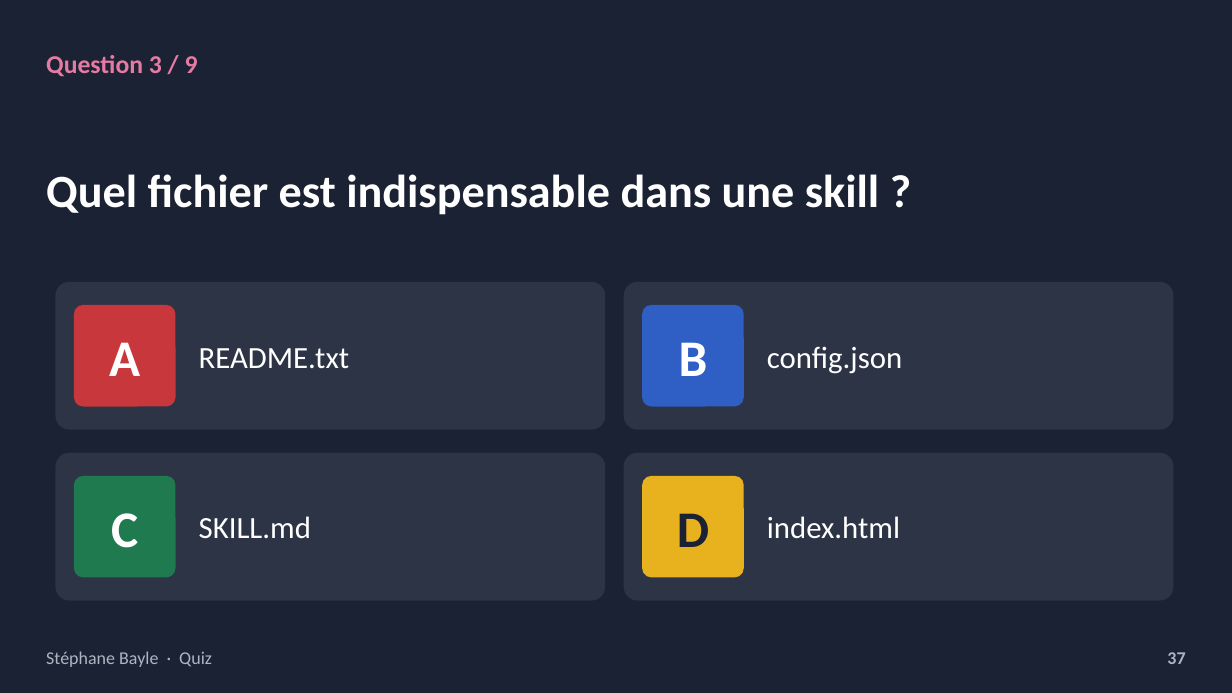
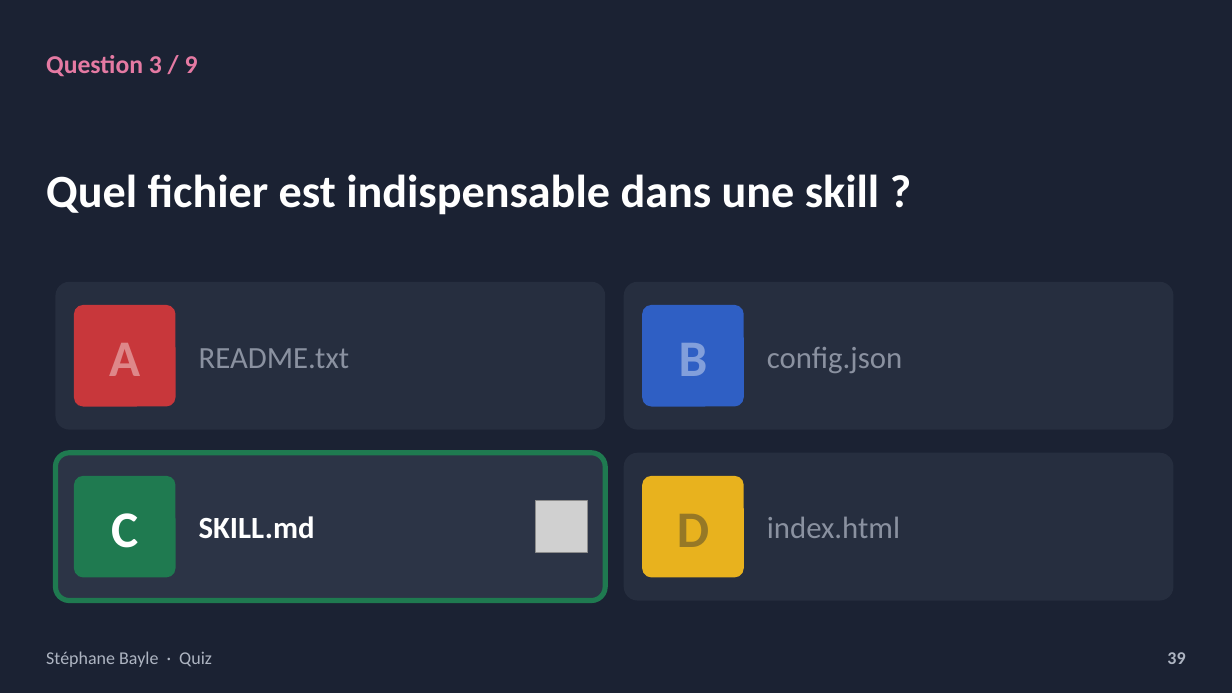
Before and after one commit to StephaneBayle/creer-une-skill-claude, a slide deck: slide 39 of skills-claude-presentation.pptx (slide 37 before the commit). Drawn at 1232x693 pixels with LibreOffice and Linux fonts; fonts in the diff are those of the drawing; grey boxes stand for pictures. Boxes give left, top, right and bottom in pixels: in the first picture for what was removed or moved away, otherwise in the second. Text is boxed around its words. In the diff, an @@ line names an element or a change of style, - is before the commit and + after.

```diff
--- a/skills-claude-presentation.pptx
+++ b/skills-claude-presentation.pptx
@@ text "A" at box(109, 343, 140, 376): text colour #FFFFFF to #FFFFFF at 40% opacity @@
@@ text "B" at box(679, 343, 708, 376): text colour #FFFFFF to #FFFFFF at 40% opacity @@
@@ rounded rectangle at box(55, 453, 605, 601): outline none to #1F7A50 4 pt @@
@@ text "SKILL.md" at box(199, 516, 315, 539): bold on @@
@@ fill #2C3446 to #262E3F in 3 elements at box(55, 282, 605, 430), box(624, 282, 1174, 430), box(624, 453, 1174, 601) @@
@@ text "D" at box(677, 514, 709, 547): text colour #1B2233 to #1B2233 at 40% opacity @@
@@ text colour #FFFFFF to #8A91A0 in 3 elements at box(199, 348, 350, 368), box(767, 347, 902, 373), box(767, 517, 900, 538) @@
@@ picture added at box(536, 501, 588, 553) @@
@@ text at box(1167, 652, 1185, 664): text changed @@
-37
+39
```
Also in this commit, not shown: 24 other slides changed, 1 slide added, 8 other files.
